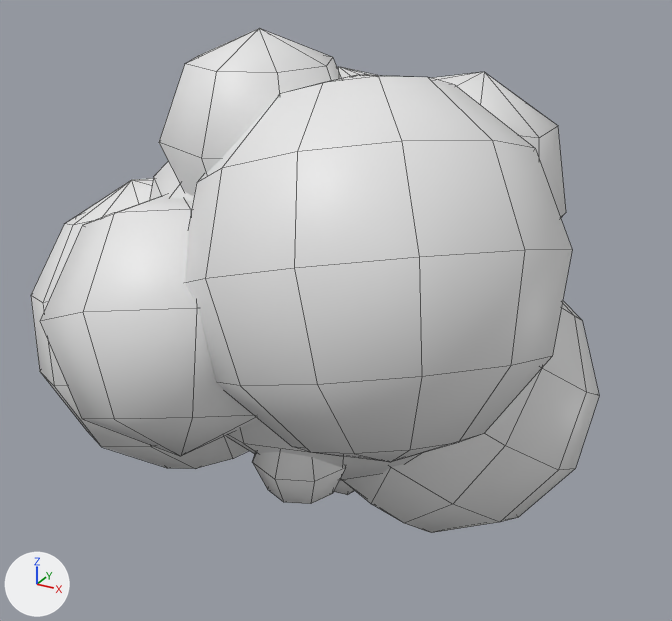
An edit to the FBX model SS2-Project/Assets/Starstorm2/AssetStorm/Base/Characters/Monsters/AcidBug/Skills/fbxBalls.fbx, drawn before and after from the same camera.
Camera for both pictures: a 50 mm lens placed at (0.0205, -0.0375, 0.017), pointed at (-0.0005, 0.0006, -0.002). The lights are fixed; the arrows at lower left show +X, +Y and +Z. Mesh edges are drawn as thin lines.
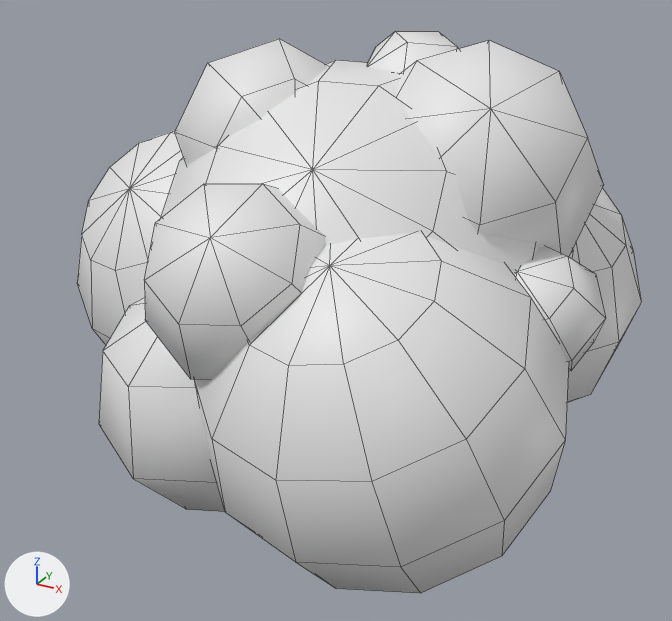
Changed parts and their boxes (x1, y1, x2, y2) in the pictures (672 x 621 px):
'Sphere', reshaped, moved, turned: before (31, 28, 599, 533); after (77, 31, 641, 593)
part 1 of me_sphere, added: after (516, 247, 605, 371)

What the commit changed:
me_sphere has 430 vertices, 512 faces and spans x -1.62..1.24, y -1.37..1.22, z -1.46..1.23.
me_sphere is used by ob_sphere; location (0.0, 0.0, 0.0); scale (0.01, 0.01, 0.01).
me_sphere part 1: the loose piece of 26 vertices spanning x -0.35..0.25, y 0.53..1.09, z 0.08..0.67 is copied, and the copy is multiplied about its middle by the matrix ((0.236, 0.947, 0.218), (-0.804, 0.316, -0.505), (-0.547, -0.056, 0.835)), then moved by (0.93, -0.75, -0.08); it spans x 0.59..1.16, y -0.23..0.35, z 0.0..0.58.
Object 'Sphere' (ob_sphere) moves from (0.0, 0.0, 0.0) to (0.00126, 0.0, 0.00051).
Object 'Sphere' (ob_sphere) turns from (0, 0, 0) to (45, 12, 0) degrees about x, y and z.
